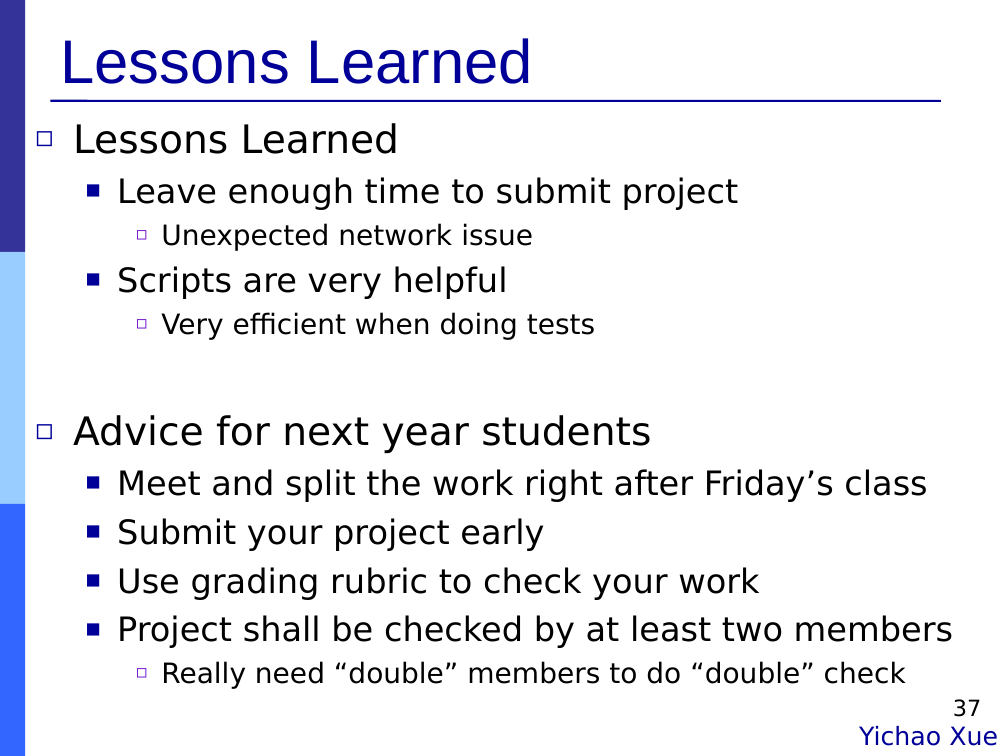
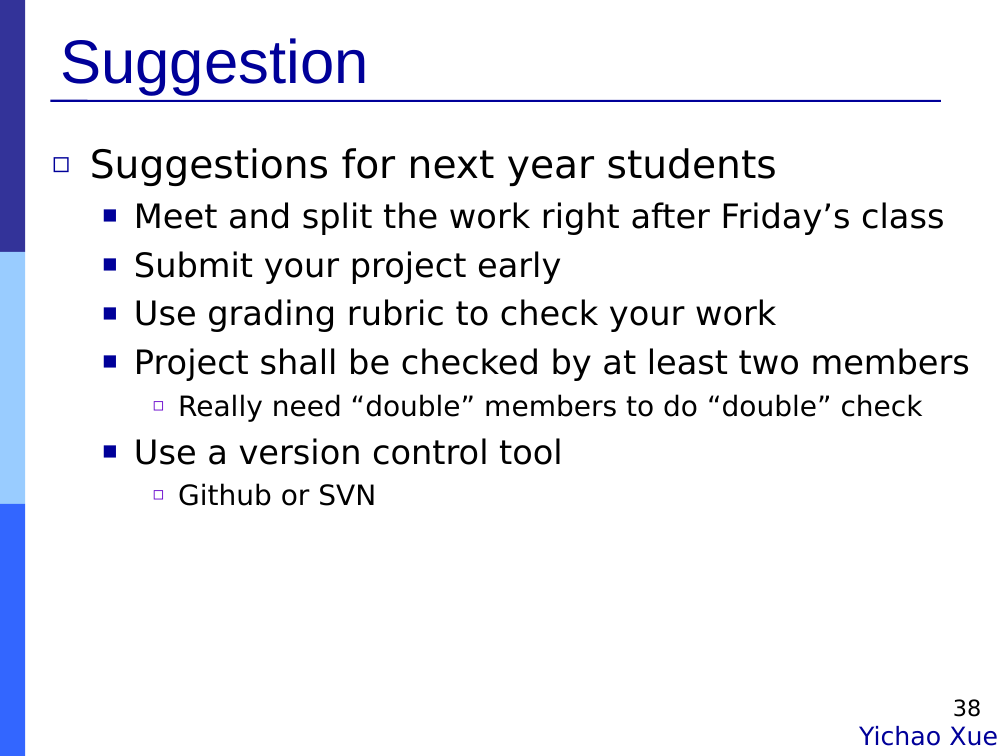
Before and after one commit to Muliang/18649, a slide deck: slide 38 of logs/09_final_pres.ppt (slide 37 before the commit). Drawn at 1008x756 pixels with LibreOffice and Linux fonts; fonts in the diff are those of the drawing. Boxes give left, top, right and bottom in pixels: in the first picture for what was removed or moved away, otherwise in the second. Text is boxed around its words. In the diff, an @@ line names an element or a change of style, - is before the commit and + after.

Commit message:
presentation ppt and pdf

```diff
--- a/logs/09_final_pres.ppt
+++ b/logs/09_final_pres.ppt
@@ title at [60, 38, 368, 95]: text changed @@
-Lessons Learned
+Suggestion
@@ text "Suggestions for next year students": place and size @@
-text "Suggestions for next year students" at [73, 123, 953, 689]
+text "Suggestions for next year students" at [90, 148, 970, 506]
@@ text at [90, 148, 777, 186]: text changed; size 24 to 28 pt @@
-◻ Lessons Learned
-  ■ Leave enough time to submit project
-    ◻ Unexpected network issue
-  ■ Scripts are very helpful
-    ◻ Very efficient when doing tests
-◻ Advice for next year students
+◻ Suggestions for next year students
@@ text at [134, 438, 563, 506]: paragraphs added @@
+  ■ Use a version control tool
+    ◻ Github or SVN
@@ page number at [953, 699, 981, 717]: text changed @@
-37
+38
```
Also in this commit, not shown: 5 other slides changed, 1 slide added, 1 other file.
